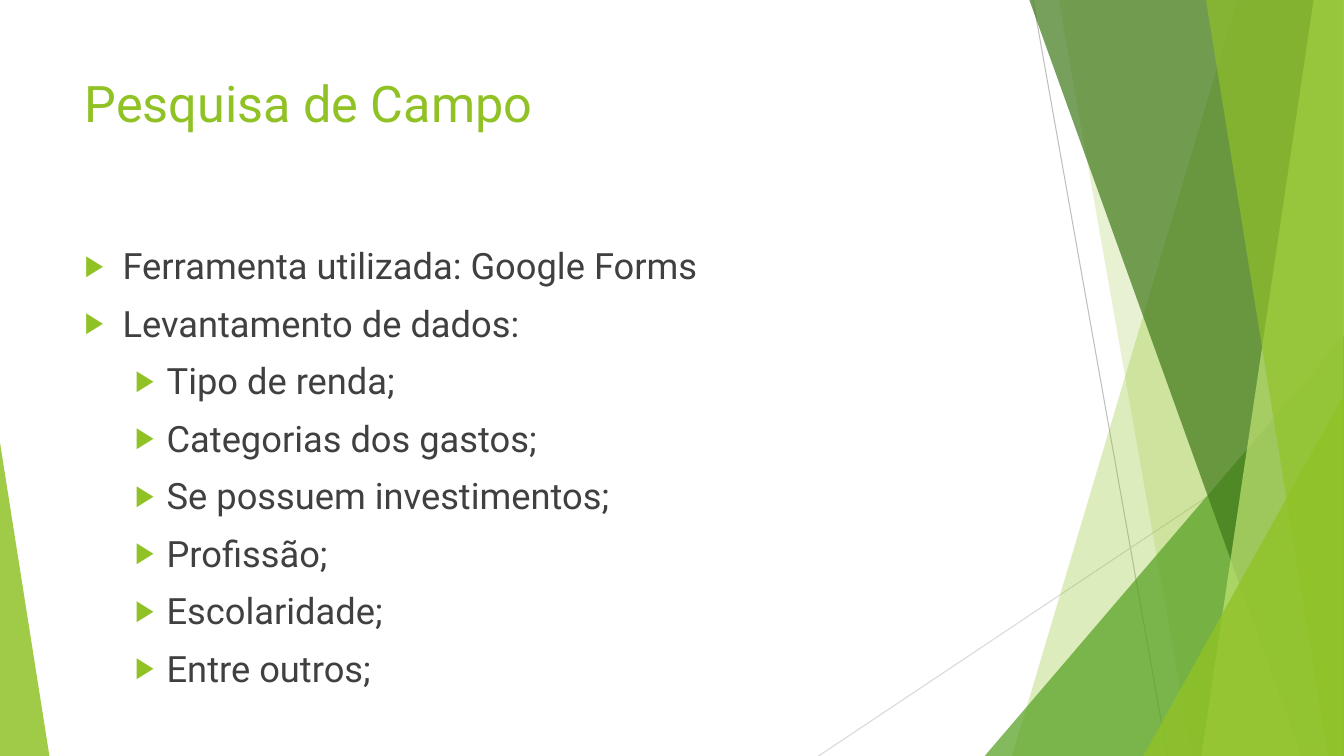
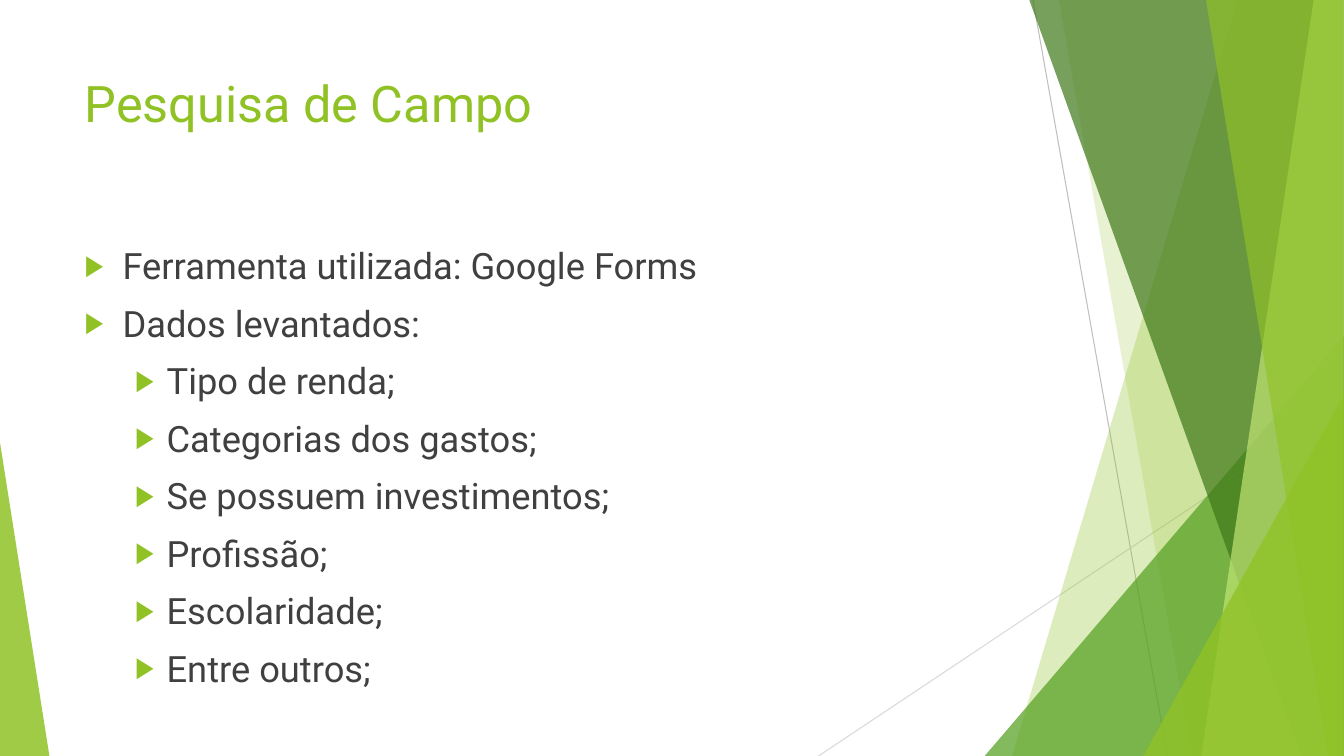
Before and after one commit to GArmane/Jarbas, a slide deck: slide 8 of docs/Apresentação Teste TCC.pptx. Drawn at 1344x756 pixels with LibreOffice and Linux fonts; fonts in the diff are those of the drawing. Boxes give left, top, right and bottom in pixels: in the first picture for what was removed or moved away, otherwise in the second. Text is boxed around its words. In the diff, an @@ line names an element or a change of style, - is before the commit and + after.

```diff
--- a/docs/Apresentação Teste TCC.pptx
+++ b/docs/Apresentação Teste TCC.pptx
@@ text at box(123, 310, 420, 338): text changed @@
-▶ Levantamento de dados:
+▶ Dados levantados:
```
Also in this commit, not shown: 1 other slide changed.
